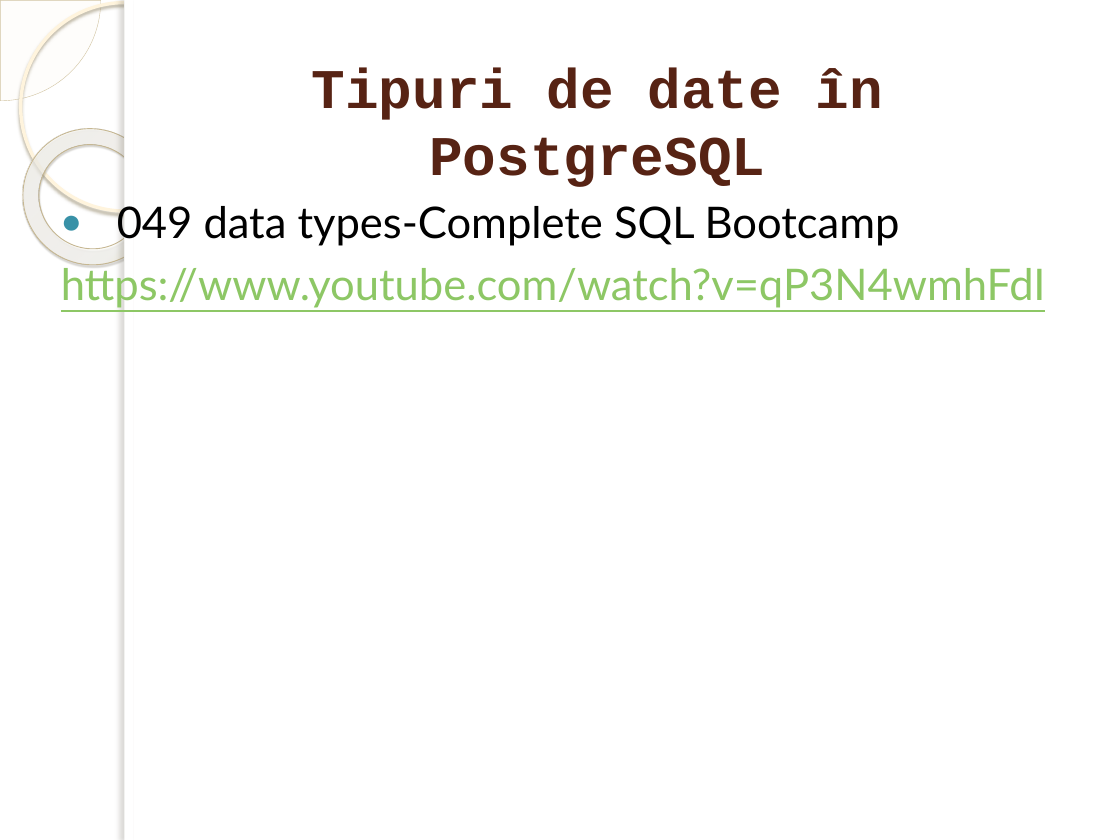
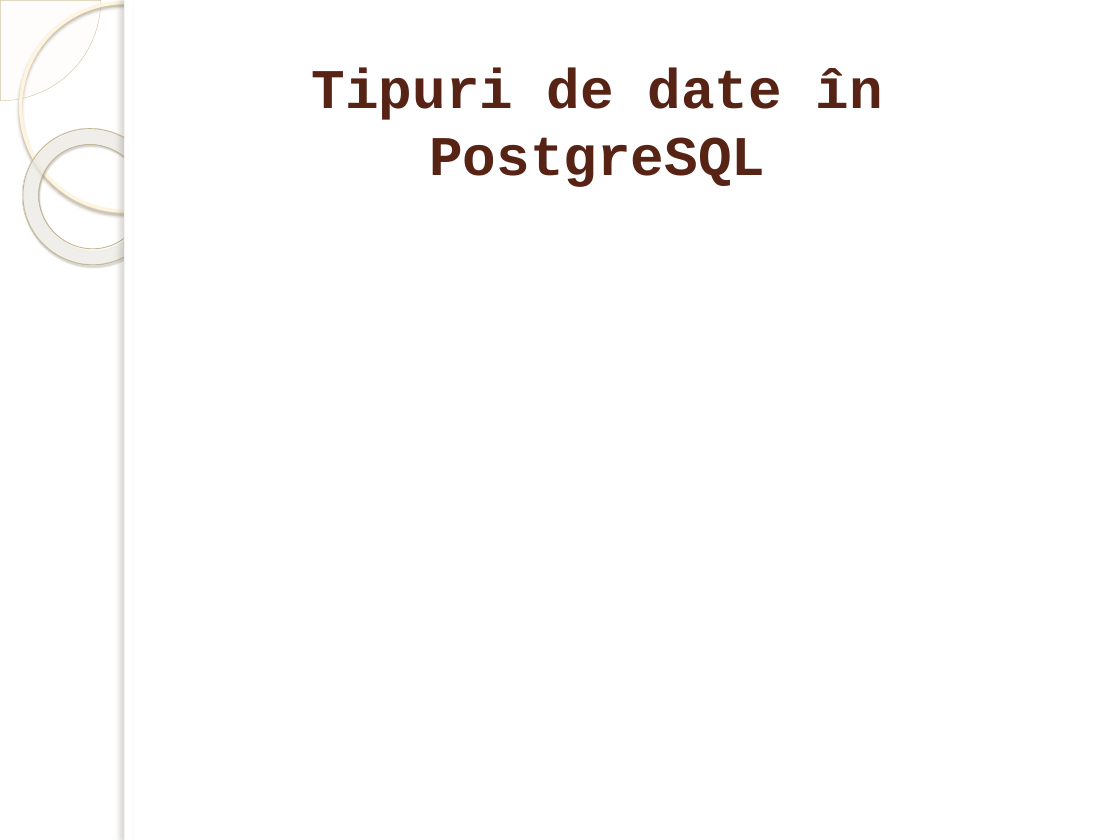
Before and after one commit to marinfotache/Baze-de-date-I, a slide deck: slide 13 of 10_SQL1_Crearea_BD_si_actualizare/10_SQL1_Crearea_BD_si_actualizare.pptx. Drawn at 1120x840 pixels with LibreOffice and Linux fonts; fonts in the diff are those of the drawing; background and template pictures are left out. Boxes give left, top, right and bottom in pixels: in the first picture for what was removed or moved away, otherwise in the second. Text is boxed around its words. In the diff, an @@ line names an element or a change of style, - is before the commit and + after.

```diff
--- a/10_SQL1_Crearea_BD_si_actualizare/10_SQL1_Crearea_BD_si_actualizare.pptx
+++ b/10_SQL1_Crearea_BD_si_actualizare/10_SQL1_Crearea_BD_si_actualizare.pptx
@@ text removed at bbox=[61, 206, 1046, 308] @@
-● 049 data types-Complete SQL Bootcamp
-https://www.youtube.com/watch?v=qP3N4wmhFdI
```
Also in this commit, not shown: 8 other slides changed.
